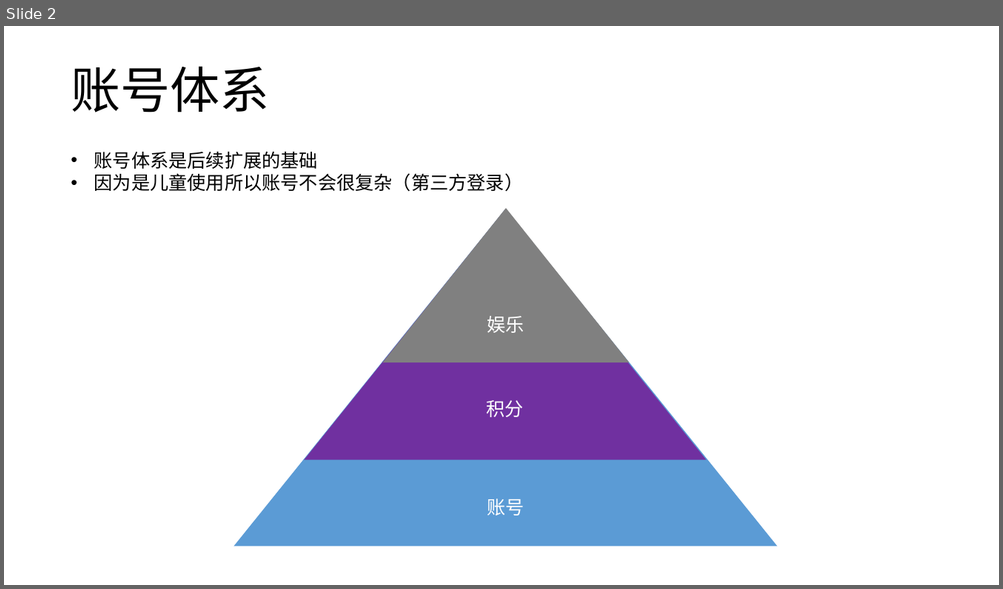
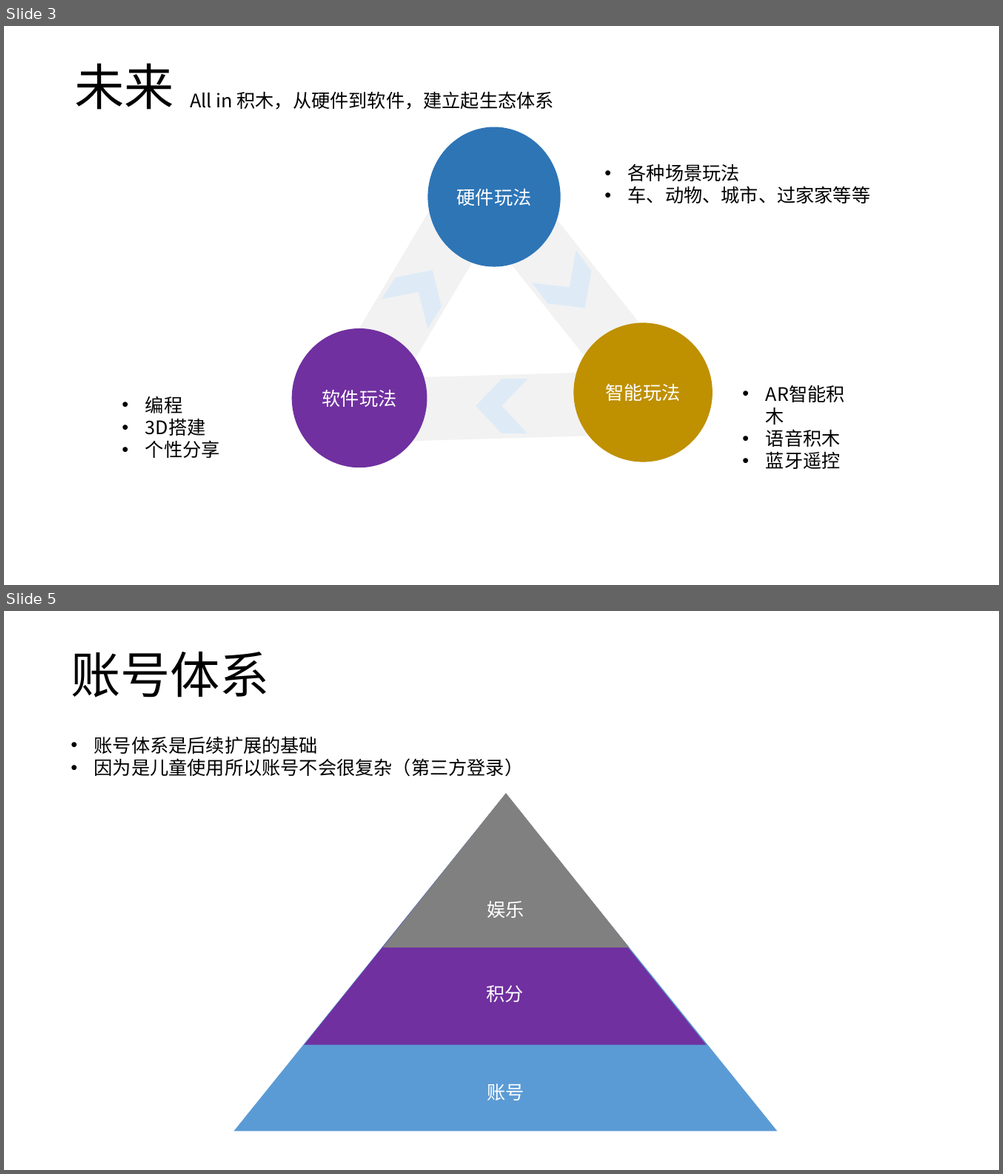
Before and after one commit to kevin0501/go, a slide deck: 需求/积木APP思路.pptx. Shown one above the other, each under a label of ours: slide 2 before the commit, slides 3 and 5 after it; the slides between them are not shown. The pictures are 1003x589 and 1003x1174 pixels, drawn with LibreOffice and Linux fonts; fonts in the diff are those of the drawing. Boxes give left, top, right and bottom in pixels: in the first picture for what was removed or moved away, otherwise in the second. Text is boxed around its words. In the diff, an @@ line names an element or a change of style, - is before the commit and + after.

```diff
--- a/需求/积木APP思路.pptx
+++ b/需求/积木APP思路.pptx
@@ slide 3 added at (4,26,999,585), background #FFFFFF @@
@@ text added at (74,63,173,110), 48 pt, text #000000 @@
+未来
@@ text added at (190,91,554,110), 18 pt, text #000000 @@
+All in 积木，从硬件到软件，建立起生态体系
@@ ellipse added at (428,127,560,267), fill #2E75B6, 18 pt, text #FFFFFF @@
+硬件玩法
@@ text added at (628,164,871,204), 18 pt, text #000000 @@
+• 各种场景玩法
+• 车、动物、城市、过家家等等
@@ rectangle added at (347,192,495,381), fill #F2F2F2 @@
@@ rectangle added at (492,201,655,384), fill #F2F2F2 @@
@@ chevron added at (381,255,455,329), fill #DEEBF7 @@
@@ chevron added at (532,251,606,324), fill #DEEBF7 @@
@@ ellipse added at (292,329,427,469), fill #7030A0, 18 pt, text #FFFFFF @@
+软件玩法
@@ ellipse added at (573,323,712,463), fill #BF9000, 18 pt, text #FFFFFF @@
+智能玩法
@@ rectangle added at (403,373,588,442), fill #F2F2F2 @@
@@ chevron added at (475,379,527,434), fill #DEEBF7 @@
@@ text added at (145,396,220,458), 18 pt, text #000000 @@
+• 编程
+• 3D搭建
+• 个性分享
@@ text added at (765,429,840,469), 18 pt, text #000000 @@
+• AR智能积木
+• 语音积木
+• 蓝牙遥控
@@ what was slide 2 is now slide 5 @@
```
Also in this commit, not shown: 1 slide changed, 3 other slides added, 1 slide removed.
